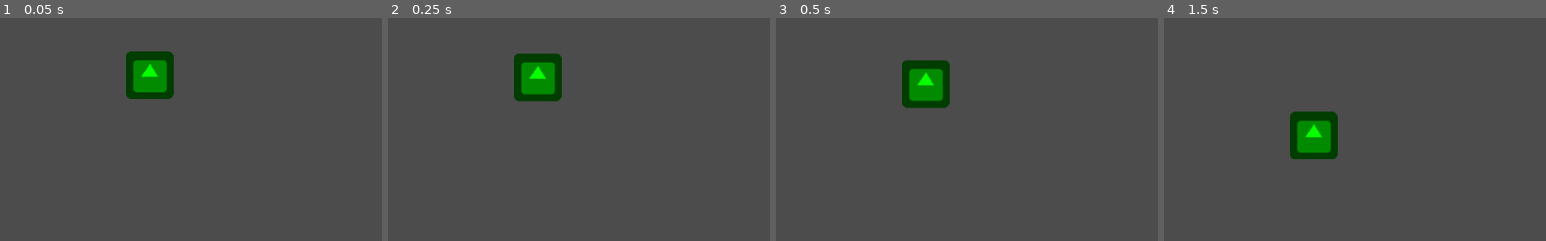
Above: before the commit, frames 1-4 (left to right).
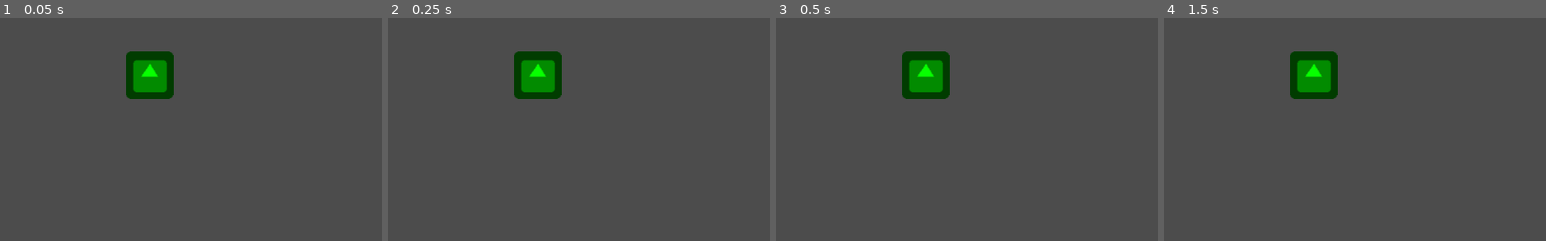
Above: after the commit, the same moments.

Repository: Jimmy-s-Test-Site/20210611_gmtk
Game: Godot game, scene res://Cars/Abdullah/TrackTest.tscn
Same seed, same stepped clock (60 frames per second), same inputs: the game is played once before the commit and once after it. This scene is started directly instead of the project's main scene. The engine's default icon, where the game draws it, is replaced by a stand-in: a white triangle on a blue panel in a dark square.
Inputs (mouse positions are % of the whole screen's width and height, from its top left):
- Up to frame 1 (0.05 s): no input
- Up to frame 2 (0.25 s): no input
- Up to frame 3 (0.5 s): no input
- Up to frame 4 (1.5 s): move the mouse to (20, 15) at 0.52 s; hold D (move_right) 0.53-1.28 s; hold S (decelerate) 0.53-1.28 s; click (20, 15) at 0.67 s; move the mouse to (30, 55) at 1.27 s; hold A (move_left) from 1.28 s (still down); right-click (30, 55) at 1.35 s
The pictures show only the part of the screen within x 0-50%, y 0-50%; the shares and areas given below are measured in that part.

The runs differ from the first frame. In frame 2, 0.6% of the frame differs, in the area x 33-46%, y 14-38%; in frame 3, 1.9%; in frame 4, 5.3%, in the area x 33-46%, y 14-64%.

Commit message:
Car gravity turned off

Diff:
--- a/Cars/Abdullah/Car.tscn
+++ b/Cars/Abdullah/Car.tscn
@@ -3,14 +3,15 @@
 [ext_resource path="res://icon.png" type="Texture" id=1]
 [ext_resource path="res://Cars/Abdullah/CarBehavior.gd" type="Script" id=2]
 
-[sub_resource type="RectangleShape2D" id=2]
+[sub_resource type="RectangleShape2D" id=1]
 extents = Vector2( 31.68, 31.7358 )
 
-[sub_resource type="CircleShape2D" id=3]
+[sub_resource type="CircleShape2D" id=2]
 radius = 10.0528
 
 [node name="Car" type="RigidBody2D"]
 input_pickable = true
+gravity_scale = 0.0
 script = ExtResource( 2 )
 
 [node name="Sprite" type="Sprite" parent="."]
Not shown: 2 places in Cars/Abdullah/Car.tscn that only renumber resources
